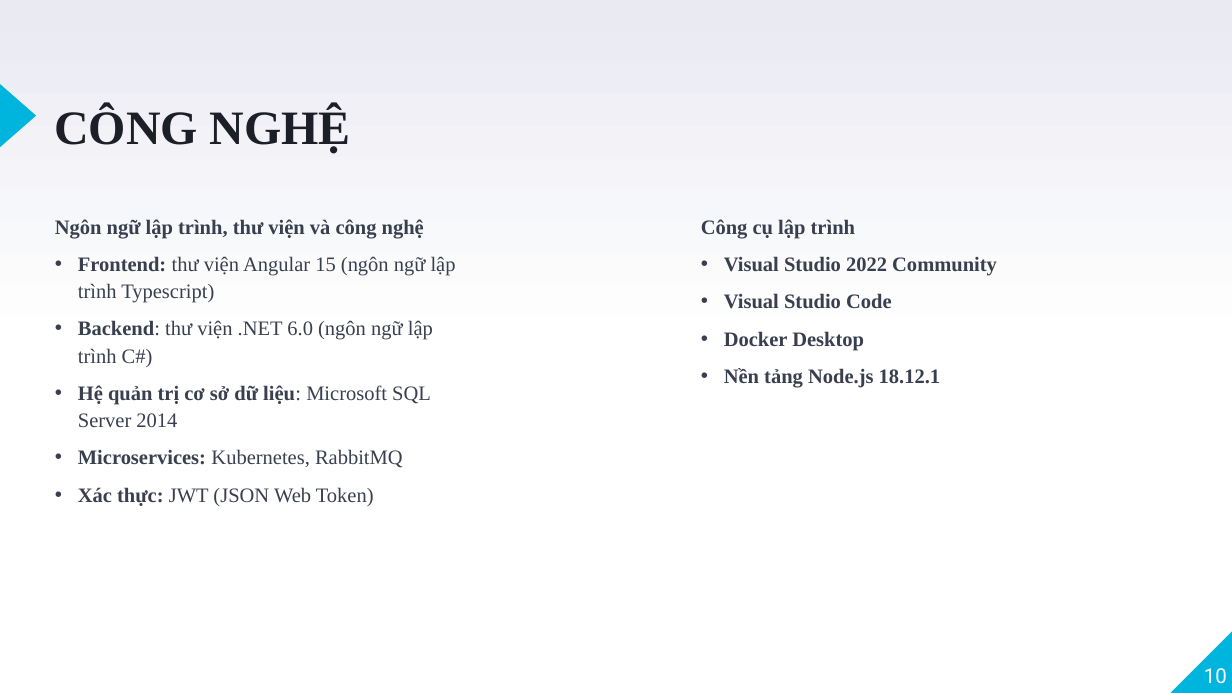
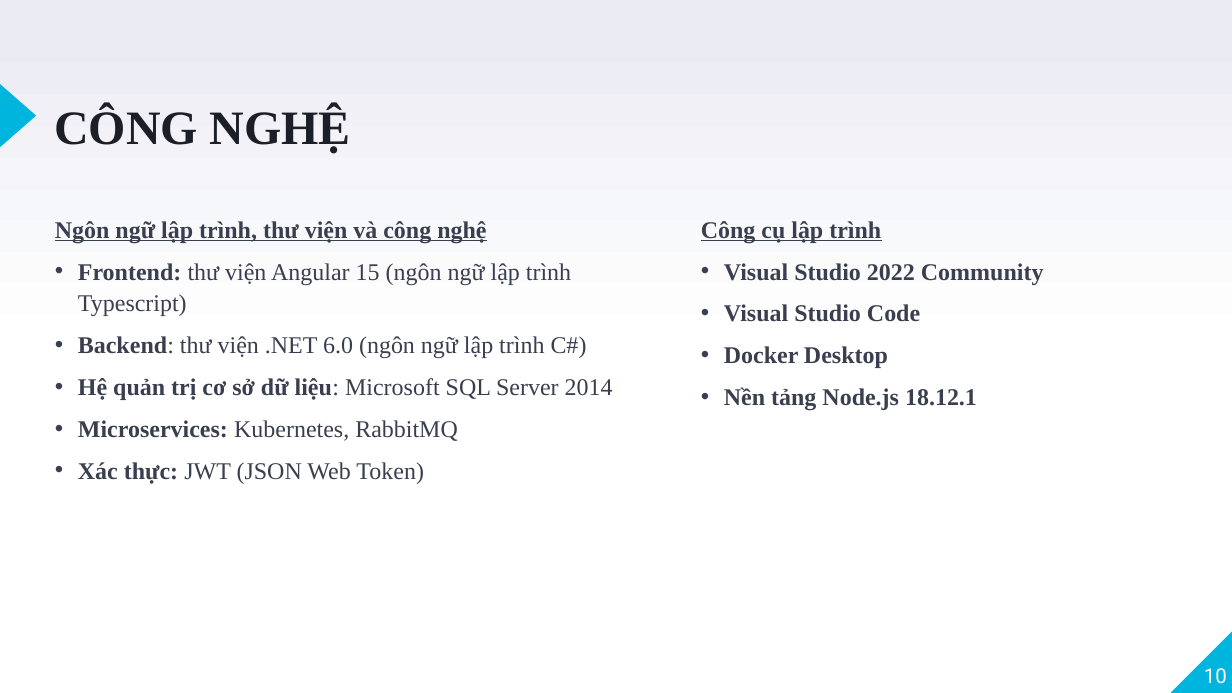
Before and after one commit to VoQuangTuong185/DoAnTotNghiep, a slide deck: slide 10 of Documentation/BCDK4/CN_185_VoQuangTuong_TomTat_BCCK.pptx. Drawn at 1232x693 pixels with LibreOffice and Linux fonts; fonts in the diff are those of the drawing. Boxes give left, top, right and bottom in pixels: in the first picture for what was removed or moved away, otherwise in the second. Text is boxed around its words. In the diff, an @@ line names an element or a change of style, - is before the commit and + after.

```diff
--- a/Documentation/BCDK4/CN_185_VoQuangTuong_TomTat_BCCK.pptx
+++ b/Documentation/BCDK4/CN_185_VoQuangTuong_TomTat_BCCK.pptx
@@ text "Ngôn ngữ lập trình, thư ..." at box(55, 221, 613, 484): size 12 to 14 pt; underline on in "Ngôn ngữ lập trình, thư viện và ..." @@
@@ text "Công cụ lập trình" at box(701, 221, 1044, 411): size 12 to 14 pt; underline on in "Công cụ lập trình" @@
```
Also in this commit, not shown: 13 other slides changed, 8 other files.
